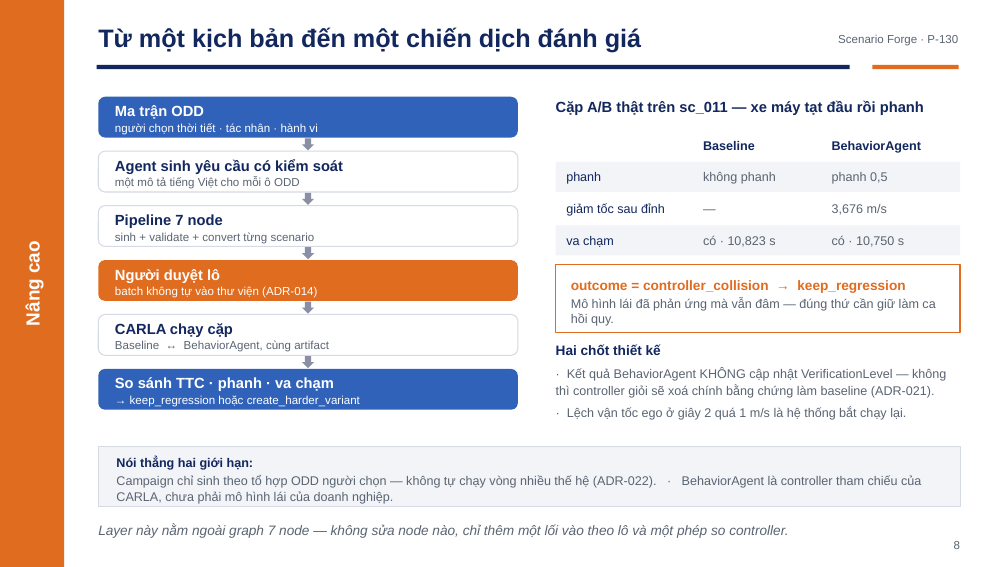
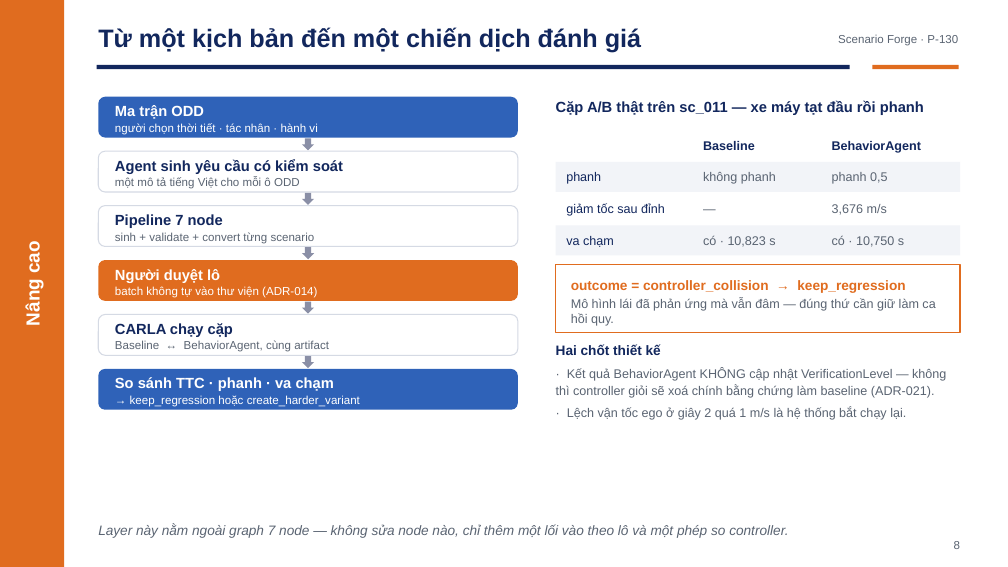
Before and after one commit to Menakanchi/nextjs-boilerplate, a slide deck: slide 8 of presentation/pitch_deck.pptx. Drawn at 1008x567 pixels with LibreOffice and Linux fonts; fonts in the diff are those of the drawing. Boxes give left, top, right and bottom in pixels: in the first picture for what was removed or moved away, otherwise in the second. Text is boxed around its words. In the diff, an @@ line names an element or a change of style, - is before the commit and + after.

```diff
--- a/presentation/pitch_deck.pptx
+++ b/presentation/pitch_deck.pptx
@@ rectangle removed at bbox=[98, 446, 960, 507] @@
@@ text removed at bbox=[116, 457, 921, 504] @@
-Nói thẳng hai giới hạn:
-Campaign chỉ sinh theo tổ hợp ODD người chọn — không tự chạy vòng nhiều thế hệ (ADR-022). · BehaviorAgent là controller tham chiếu của CARLA, chưa phải mô hình lái của doanh nghiệp.
```
Also in this commit, not shown: 1 other file.
